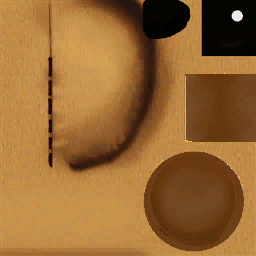
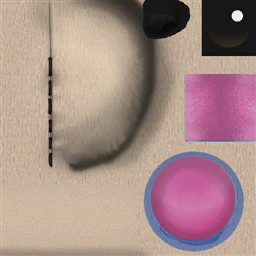
The second 256 × 256 image is a revision of the first. Changes to its layers:
hid "Livello 3 copia" over (0, 0, 256, 256)
hid "IceclimbterbearNose" (1st of 3) over (0, 0, 256, 256)
showed "Livello 3" over (0, 0, 256, 256)
showed "IceclimbterbearNose2nana" (1st of 2) over (0, 0, 256, 256)
